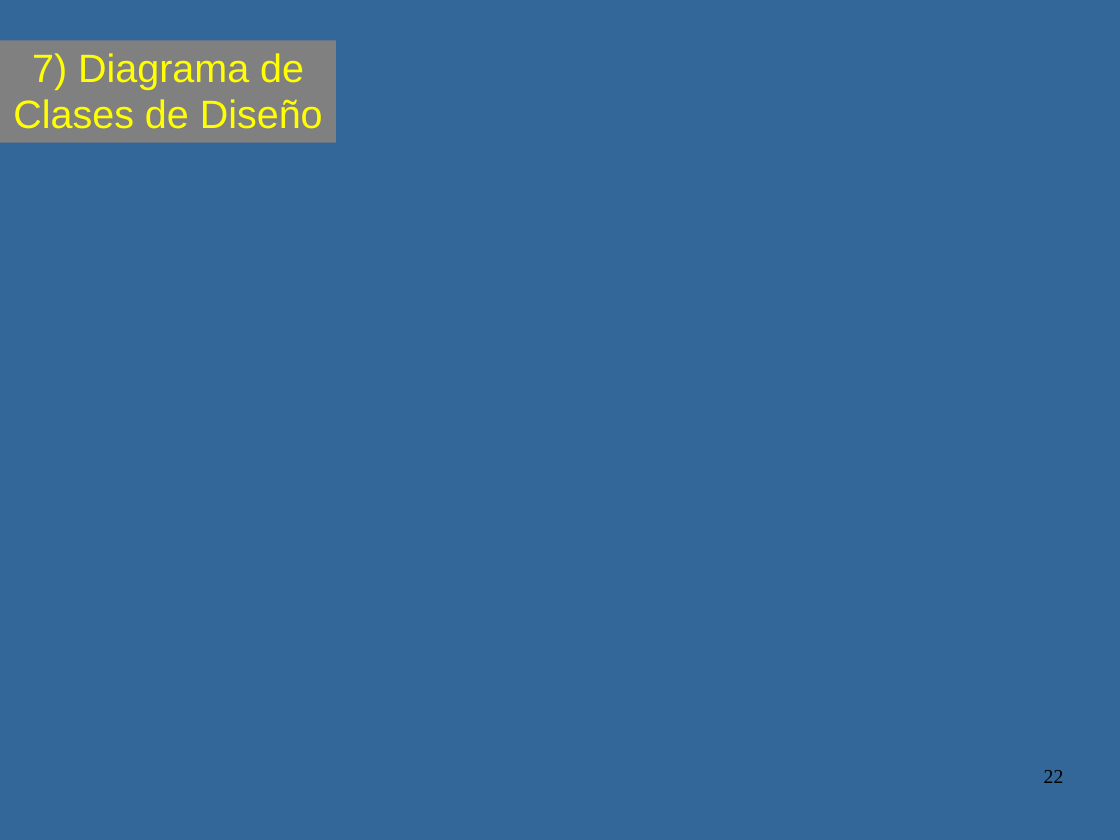
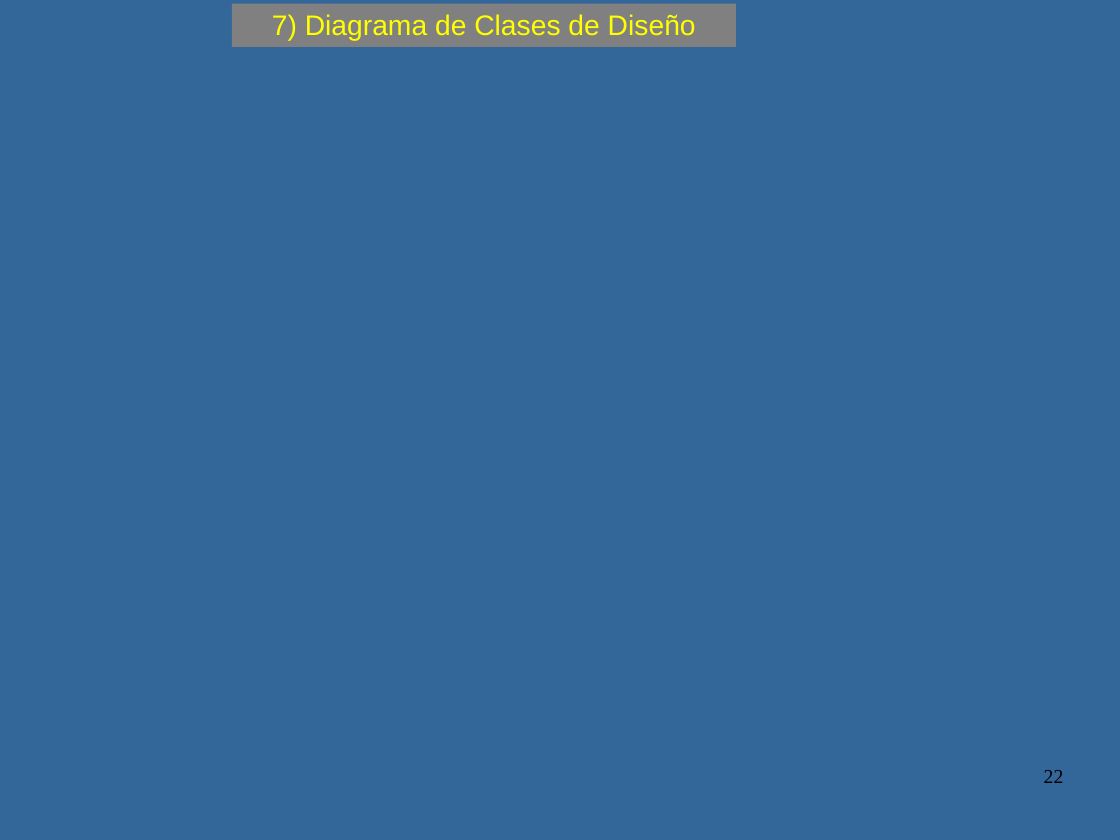
Before and after one commit to luismagarinos/Material-de-estudio-2023---MOO, a slide deck: slide 22 of Proyecto de Sistema 2023.ppt. Drawn at 1120x840 pixels with LibreOffice and Linux fonts; fonts in the diff are those of the drawing; background and template pictures are left out. Boxes give left, top, right and bottom in pixels: in the first picture for what was removed or moved away, otherwise in the second. Text is boxed around its words. In the diff, an @@ line names an element or a change of style, - is before the commit and + after.

```diff
--- a/Proyecto de Sistema 2023.ppt
+++ b/Proyecto de Sistema 2023.ppt
@@ rectangle "7) Diagrama de Clases de ..." resized from (x1=0, y1=41, x2=336, y2=143) to (x1=232, y1=4, x2=736, y2=48) @@
@@ rectangle "7) Diagrama de Clases de ..." at (x1=232, y1=4, x2=736, y2=48): size 28 to 20 pt @@
```
Also in this commit, not shown: 3 other slides changed, 2 slides removed, 2 other files.
